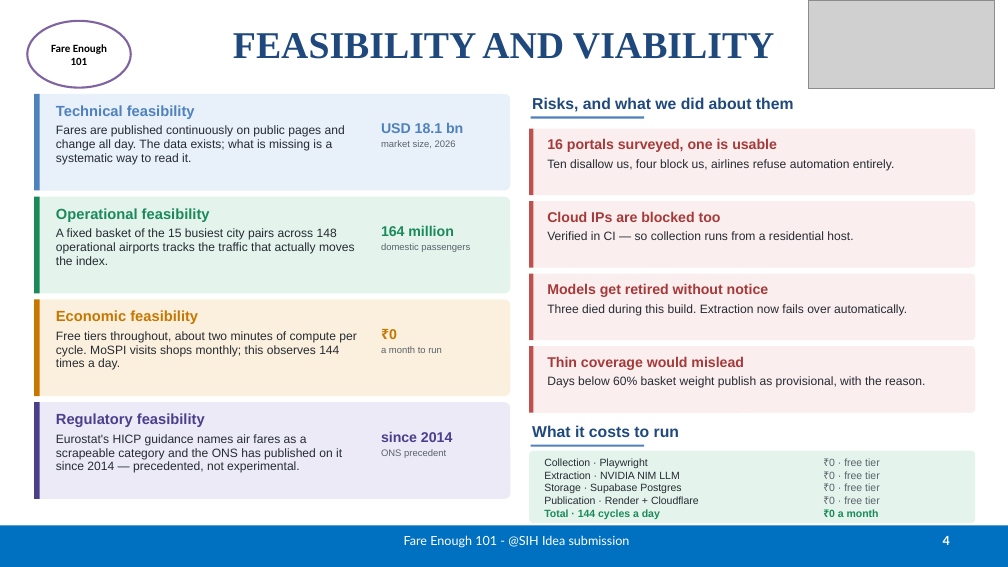
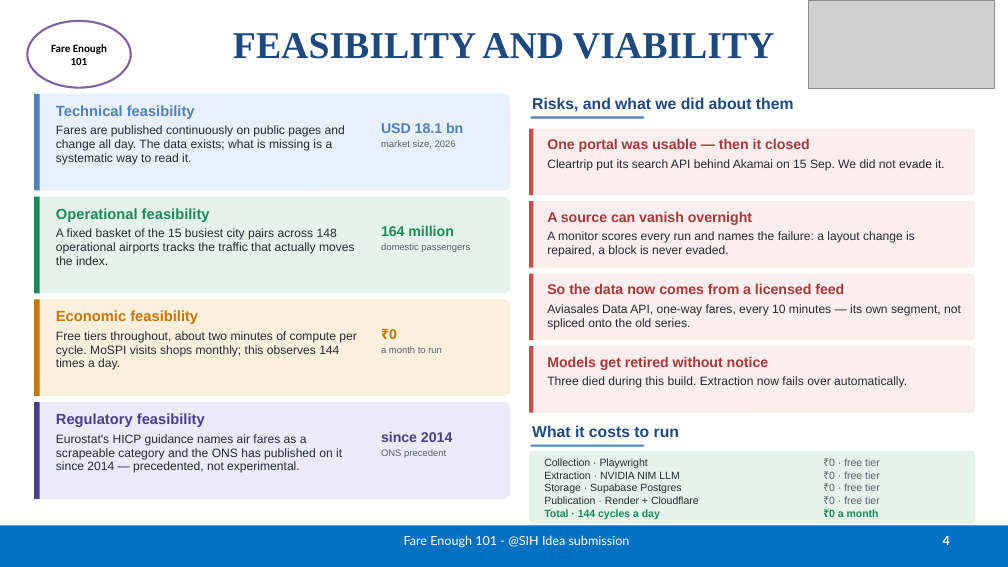
Before and after one commit to BradCage-afk/sih-2026-airfare-index, a slide deck: slide 4 of SIH26056-Idea-Presentation.pptx. Drawn at 1008x567 pixels with LibreOffice and Linux fonts; fonts in the diff are those of the drawing; grey boxes stand for pictures. Boxes give left, top, right and bottom in pixels: in the first picture for what was removed or moved away, otherwise in the second. Text is boxed around its words. In the diff, an @@ line names an element or a change of style, - is before the commit and + after.

```diff
--- a/SIH26056-Idea-Presentation.pptx
+++ b/SIH26056-Idea-Presentation.pptx
@@ text at [547, 159, 944, 170]: text changed @@
-16 portals surveyed, one is usable
-Ten disallow us, four block us, airlines refuse automation entirely.
+One portal was usable — then it closed
+Cleartrip put its search API behind Akamai on 15 Sep. We did not evade it.
@@ text at [547, 211, 915, 257]: text changed @@
-Cloud IPs are blocked too
-Verified in CI — so collection runs from a residential host.
+A source can vanish overnight
+A monitor scores every run and names the failure: a layout change is repaired, a block is never evaded.
@@ text added at [547, 283, 961, 329], 11.5 pt, text #262B33 @@
+So the data now comes from a licensed feed
+Aviasales Data API, one-way fares, every 10 minutes — its own segment, not spliced onto the old series.
@@ text "Models get retired without notice": place and size @@
-text "Models get retired without notice" at [547, 283, 907, 315]
+text "Models get retired without notice" at [547, 356, 907, 388]
@@ text removed at [547, 356, 925, 388] @@
-Thin coverage would mislead
-Days below 60% basket weight publish as provisional, with the reason.
```
Also in this commit, not shown: 2 other slides changed, 3 other files.
